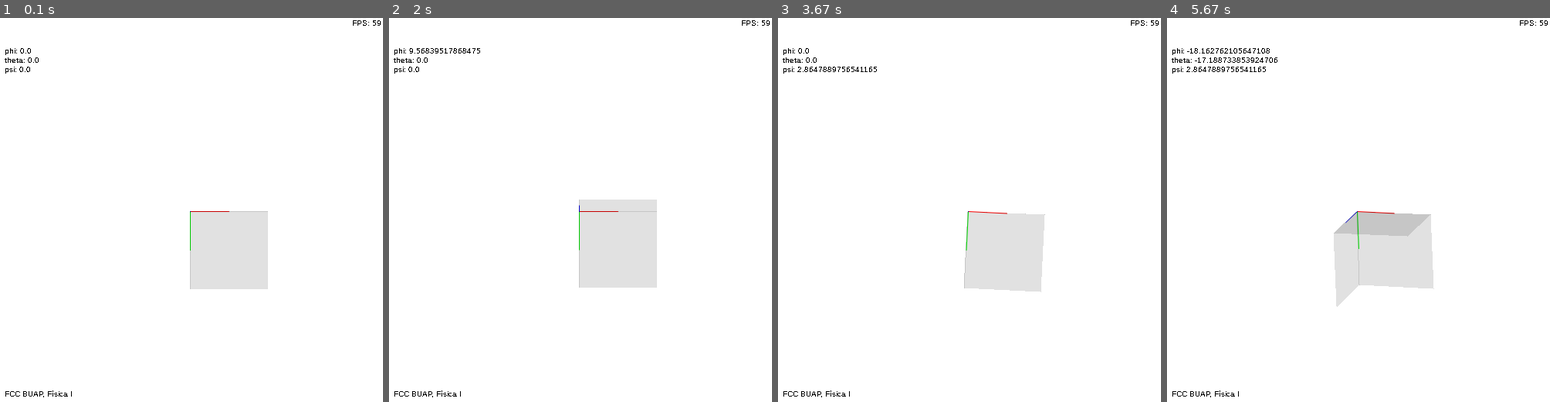
Above: before the commit, frames 1-4 (left to right).
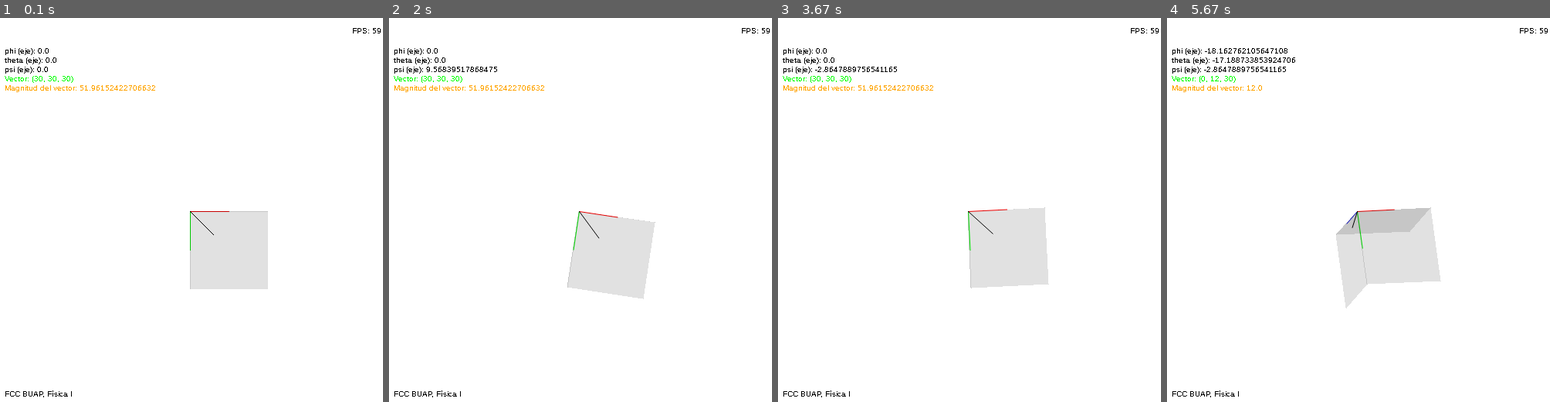
Above: after the commit, the same moments.

Repository: dantecc10/physics-coding
Game: pygame game, started from 3d-rotation-sample plus vector.py
The game is run twice, just before and just after one commit, with the same random seed, the same clock (stepped at 60 frames per second) and the same inputs.
Inputs:
- Up to frame 1 (0.1 s): no input
- Up to frame 2 (2 s): hold D 0.33-0.8 s; hold Right 0.33-0.8 s; hold R 0.83-1.3 s; hold Right 0.83-1.3 s; hold Q from 1.83 s (still down); hold Up from 1.83 s (still down)
- Up to frame 3 (3.67 s): release Q at 2.3 s; release Up at 2.3 s; hold R 2.33-2.8 s; hold Up 2.33-2.8 s; tap E at 3.33 s
- Up to frame 4 (5.67 s): tap A at 3.67 s; hold Left 4.5-5.03 s; hold Down 5.07-5.37 s; hold S 5.07-5.37 s; hold Left from 5.4 s (still down); hold A from 5.4 s (still down)

The runs differ from the first frame. In frame 1, 0.4% of the frame differs, in the area x 1-100%, y 0-57%; in frame 2, 2.5%, in the area x 1-100%, y 0-74%; in frame 3, 1.4%; in frame 4, 2.0%.

Commit message:
updating code

Diff:
--- /dev/null
+++ b/2d-for-rotation.py
@@ -0,0 +1,74 @@
+import numpy as np
+import pygame
+
+pygame.init()
+screen = pygame.display.set_mode((1000, 1000))
+pygame.font.init()
+my_font = pygame.font.SysFont('Arial', 10)
+clock = pygame.time.Clock()
+running = True
+dt = 0
+
+player_pos = pygame.Vector2(screen.get_width() / 2, screen.get_height() / 2)
+
+x0 = 500
+y0 = 350
+
+# P1 = (r * cos(0) + x0, r * sin(0) + x0)
+theta = 40
+r = 150
+x1 = r * np.cos(theta) + x0
+y1 = r * np.sin(theta) + y0
+
+while running:
+    # poll for events
+    # pygame.QUIT event means the user clicked X on the window
+    for event in pygame.event.get():
+        if event.type == pygame.QUIT:
+            running = False
+
+    screen.fill("white")
+
+    pygame.draw.aaline(screen, "red", [x0, y0], [x1, y1], 10)
+    keys = pygame.key.get_pressed()
+    if keys[pygame.K_UP]:
+        y1 -= 15# * dt
+    if keys[pygame.K_DOWN]:
+        y1 += 15# * dt
+    if keys[pygame.K_LEFT]:
+        x1 -= 15# * dt
+    if keys[pygame.K_RIGHT]:
+        x1 += 15# * dt
+    #x1 = r * np.cos(theta) + x0
+    #y1 = r * np.sin(theta) + y0
+
+    if keys[pygame.K_r]:
+        x0 = 500
+        y0 = 350
+        theta = 0
+        r = 150
+        x1 = r * np.cos(theta) + x0
+        y1 = r * np.sin(theta) + y0
+
+    # Textos con datos en tiempo real
+    r = (np.sqrt(np.power((x1 - x0), 2) + np.power((y1 - y0), 2)))
+    if r > 150:
+        r = 150
+        if x0 > x1:
+            x1 = x0 - 150
+        else:
+            x1 = x0 + 150
+    theta = np.arccos((x1 - x0) / r)
+    txt5 = my_font.render('longitud: ' + str(r), False, (0, 0, 0))
+    txt6 = my_font.render('theta: ' + str(theta), False, (0, 0, 0))
+    txt7 = my_font.render('theta (grados): ' + str(theta * (180 / np.pi)), False, (0, 0, 0))
+    txt8 = my_font.render('FCC BUAP, Física I', False, (0, 0, 0))
+
+    screen.blit(txt5, (10, 48))
+    screen.blit(txt6, (10, 60))
+    screen.blit(txt7, (10, 72))
+    screen.blit(txt8, (10, 480))
+
+    pygame.display.flip()
+
+    dt = clock.tick(60) / 1000
--- a/3d-rotation-sample plus vector.py
+++ b/3d-rotation-sample plus vector.py
@@ -22,6 +22,9 @@
 cont = 0
 ic = 1
 
+# Vector que quieres dibujar desde el origen
+vector = np.array([30, 30, 30])
+
 # Funciones
 def rot(phi, tht, psi):
     # Esta función es para rotar objetos en 3D
@@ -40,7 +43,6 @@
     A[2, 0] = -np.sin(tht)
     A[2, 1] = np.cos(tht) * np.sin(phi)
     A[2, 2] = np.cos(tht) * np.cos(phi)
-
     return A
 
 
@@ -58,8 +60,8 @@
     R = rot(a1, a2, a3)
 
     # Marco de referencia
-    px = L * R[0, 0]
-    py = L * R[1, 0]
+    px1 = L * R[0, 0]
+    py1 = L * R[1, 0]
 
     px2 = L * R[0, 1]
     py2 = L * R[1, 1]
@@ -67,9 +69,9 @@
     px3 = L * R[0, 2]
     py3 = L * R[1, 2]
 
-    pygame.draw.aaline(screen, (255, 0, 0), [250, 250], [px+250, py + 250], 1)
-    pygame.draw.aaline(screen, (0, 255, 0), [250, 250], [px2+250, py2 + 250], 1)
-    pygame.draw.aaline(screen, (0, 0, 255), [250, 250], [px3+250, py3 + 250], 1)
+    pygame.draw.aaline(screen, (255, 0, 0), [250, 250], [px1 + 250, py1 + 250], 1)
+    pygame.draw.aaline(screen, (0, 255, 0), [250, 250], [px2 + 250, py2 + 250], 1)
+    pygame.draw.aaline(screen, (0, 0, 255), [250, 250], [px3 + 250, py3 + 250], 1)
 
     # Crear paredes con polígonos
     M = 2 * L
@@ -112,9 +114,19 @@
     screen.blit(scralp2, (0, 0))
     screen.blit(scralp3, (0, 0))
 
-
+    # Rotación del vector
+    vector_rotado = np.dot(R, vector)
+
+    # Coordenadas proyectadas para el vector en la pantalla 2D
+    px_vector = vector_rotado[0] + 250
+    py_vector = vector_rotado[1] + 250
+
+    # Dibuja el vector desde el origen (250, 250) hasta el punto rotado
+    pygame.draw.aaline(screen, (0, 0, 0), [250, 250], [px_vector, py_vector], 1)
+
+    txt1 = my_font.render('', False, (0, 0, 0))
     keys = pygame.key.get_pressed()
-    if keys[pygame.K_q]:
+    if keys[pygame.K_d]:
         a1 += ic * dt
     if keys[pygame.K_a]:
         a1 -= ic * dt
@@ -122,28 +134,63 @@
         a2 += ic * dt
     if keys[pygame.K_s]:
         a2 -= ic * dt
+    if keys[pygame.K_q]:
+        a3 += ic * dt
     if keys[pygame.K_e]:
-        a3 += ic * dt
-    if keys[pygame.K_d]:
         a3 -= ic * dt
+
+    if keys[pygame.K_UP]:
+        vector[1] += ic * dt
+    if keys[pygame.K_DOWN]:
+        vector[1] -= ic * dt
+    if keys[pygame.K_LEFT]:
+        vector[0] -= ic * dt
+    if keys[pygame.K_RIGHT]:
+        vector[0] += ic * dt
+
+    if keys[pygame.K_LCTRL] and keys[pygame.K_x] and keys[pygame.K_PLUS]:
+        txt1 = my_font.render('Pulsando: "Ctrl" + "x" + "+"', False, (0, 0, 0))
+        vector[0] += ic * dt
+    if keys[pygame.K_LCTRL] and keys[pygame.K_x] and keys[pygame.K_MINUS]:
+        txt1 = my_font.render('Pulsando: "Ctrl" + "x" + "-"', False, (0, 0, 0))
+        vector[0] -= ic * dt
+    if keys[pygame.K_LCTRL] and keys[pygame.K_y] and keys[pygame.K_PLUS]:
+        txt1 = my_font.render('Pulsando: "Ctrl" + "y" + "+"', False, (0, 0, 0))
+        vector[1] += ic * dt
+    if keys[pygame.K_LCTRL] and keys[pygame.K_y] and keys[pygame.K_MINUS]:
+        txt1 = my_font.render('Pulsando: "Ctrl" + "y" + "-"', False, (0, 0, 0))
+        vector[1] -= ic * dt
+    if keys[pygame.K_LCTRL] and keys[pygame.K_z] and keys[pygame.K_PLUS]:
+        txt1 = my_font.render('Pulsando: "Ctrl" + "z" + "+"', False, (0, 0, 0))
+        vector[2] += ic * dt
+    if keys[pygame.K_LCTRL] and keys[pygame.K_z] and keys[pygame.K_MINUS]:
+        txt1 = my_font.render('Pulsando: "Ctrl" + "z" + "-"', False, (0, 0, 0))
+        vector[2] -= ic * dt
+
     if keys[pygame.K_r]:
         a1 = 0
         a2 = 0
         a3 = 0
+        vector = np.array([30, 30, 30])
+
 
     # Textos con datos en tiempo real
-    txt4 = my_font.render('phi: ' + str(a1*57.29577951308232), False, (0, 0, 0))
-    txt5 = my_font.render('theta: ' + str(a2*57.29577951308232), False, (0, 0, 0))
-    txt6 = my_font.render('psi: ' + str(a3*57.29577951308232), False, (0, 0, 0))
+    txt4 = my_font.render('phi (eje): ' + str(a1*57.29577951308232), False, (0, 0, 0))
+    txt5 = my_font.render('theta (eje): ' + str(a2*57.29577951308232), False, (0, 0, 0))
+    txt6 = my_font.render('psi (eje): ' + str(a3*57.29577951308232), False, (0, 0, 0))
     txt7 = my_font.render('FPS: ' + str(round(1 / dt)), False, (0, 0, 0))
     txt8 = my_font.render('FCC BUAP, Física I', False, (0, 0, 0))
-
-
+    txt9 = my_font.render('Vector: (' + str(vector[0]) + ', ' + str(vector[1]) + ', ' + str(vector[2]) + ')', False, ('green'))
+    txt10 = my_font.render('Magnitud del vector: ' + str(np.sqrt(np.power(vector[0], 2) + np.power(vector[1], 2) + np.power(vector[0], 2))), False, ('orange'))
+
+    screen.blit(txt1, (10, 24))
     screen.blit(txt4, (10, 36))
     screen.blit(txt5, (10, 48))
     screen.blit(txt6, (10, 60))
-    screen.blit(txt7, (460, 0))
+    screen.blit(txt7, (460, 10))
     screen.blit(txt8, (10, 480))
+    screen.blit(txt9, (10, 72))
+    screen.blit(txt10, (10, 84))
 
     pygame.display.flip()
 
@@ -151,95 +198,3 @@
 
 pygame.quit()
 print('End of execution')
-
-
-
-'''
-player_pos = pygame.Vector2(screen.get_width() / 2, screen.get_height() / 2)
-
-# Puntos para el vector
-pcx = 0     # Punto Origen Vector
-pcy = 0
-px  = 0     # Punto Extremo Vector
-py = 30
-
-# Tamaño de la flecha
-rdf = 5
-
-# Configuración para mostrar texto
-my_font = pygame.font.SysFont('Arial',10)
-
-while running:
-
-    # Esto sirve para que se cierre la ejecución cuando se cierra la ventana
-    for event in pygame.event.get():
-        if event.type == pygame.QUIT:
-            running = False
-
-    # Esto sirve para rellenar la pantalla de color blanco
-    screen.fill("white")
-
-
-
-    # Aquí se dibuja el vector----------------------------------------------
-
-    # Primero, se dibuja el segmento de recta, que toma el punto origen y el extremo
-    pygame.draw.aaline(screen, (30, 30, 30), [pcx, pcy], [px, py], 1)
-
-    # Se obtiene su orientación mediante el uso de la función trigonométrica arctan
-    theta = np.arctan2(py-pcy,px-pcx)
-
-    # Después se calcula la magnitud del vector
-    mg1 = np.sqrt((px-pcx)**2+(py-pcy)**2)
-
-    # La flecha se dibuja con un triángulo
-    triangle_color = (0, 0, 0)
-    triangle_points = [(rdf*np.cos(theta)+px,rdf*np.sin(theta)+py),(rdf*np.cos(theta+(120*(np.pi/180)))+px,rdf*np.sin(theta+(120*(np.pi/180)))+py),(rdf*np.cos(theta+(240*(np.pi/180)))+px,rdf*np.sin(theta+(240*(np.pi/180)))+py)]
-    pygame.draw.polygon(screen, triangle_color, triangle_points)
-
-    # Se muestran las propiedes asociadas al vector: magnitud y orientación
-    txt1 = my_font.render('Magnitud: ' + str(mg1), False, (0,0,0))
-    txt2 = my_font.render('Orientación: ' + str(theta), False, (0,0,0))
-    screen.blit(txt1,(10,0))
-    screen.blit(txt2,(250,0))
-    #-----------------------------------------------------------------------
-
-
-
-    keys = pygame.key.get_pressed()
-
-    if keys[pygame.K_t]:
-        px -= 300 * dt
-    if keys[pygame.K_g]:
-        px += 300 * dt
-    if keys[pygame.K_f]:
-        py -= 300 * dt
-    if keys[pygame.K_h]:
-        py += 300 * dt
-    if keys[pygame.K_v]:
-        pz -= 300 * dt
-    if keys[pygame.K_b]:
-        pz += 300 * dt
-
-    if keys[pygame.K_i]:
-        pcx -= 300 * dt
-    if keys[pygame.K_k]:
-        pcx += 300 * dt
-    if keys[pygame.K_j]:
-        pcy -= 300 * dt
-    if keys[pygame.K_l]:
-        pcy += 300 * dt
-    if keys[pygame.K_p]:
-        pcz -= 300 * dt
-    if keys[pygame.K_ñ]:
-        pcz += 300 * dt
-
-    if keys[pygame.K_r]:
-        px = 0
-        py = 0
-        pz = 0
-
-        pcx = 0
-        pcy = 0
-        pcz = 0
-'''
